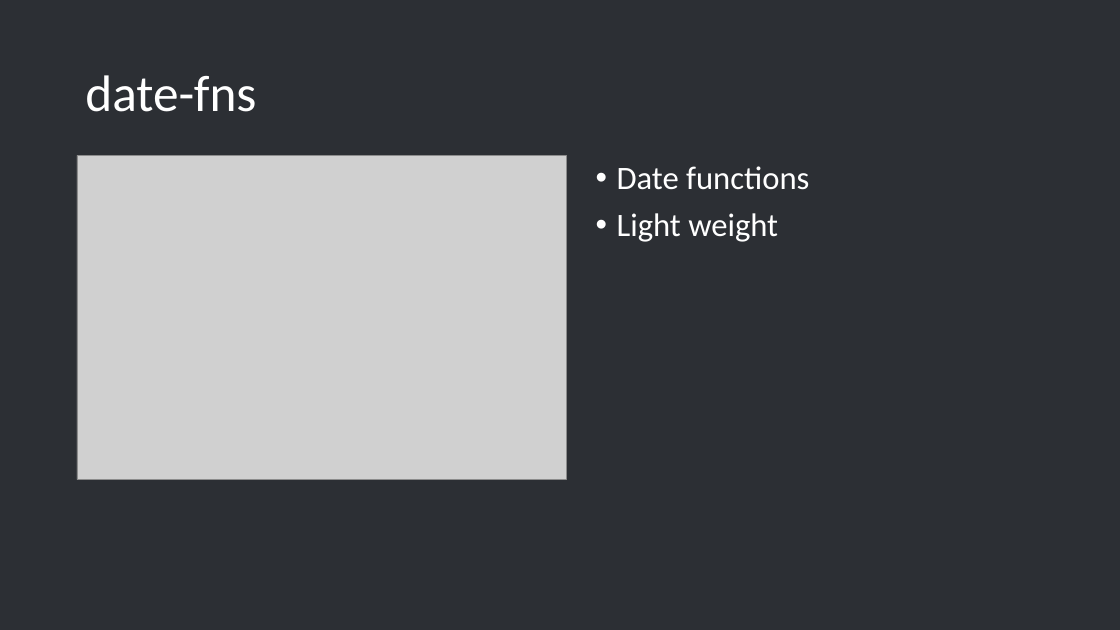
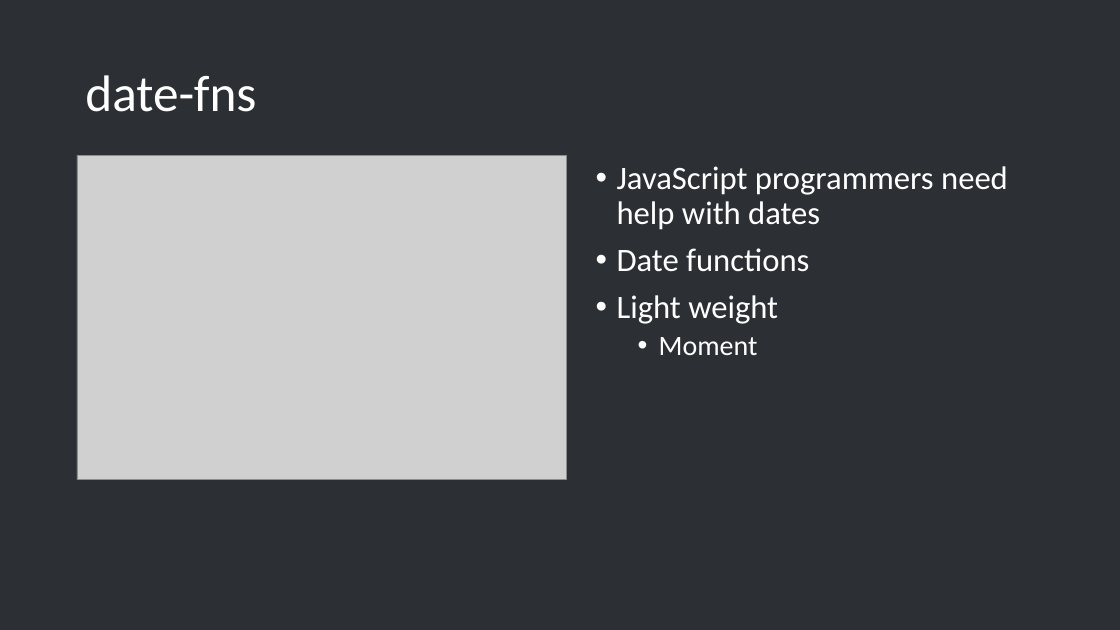
Before and after one commit to trivalleycoders-org/event-doc-and-admin, a slide deck: slide 9 of doc/project-presentations/project-intro-contrib.pptx. Drawn at 1120x630 pixels with LibreOffice and Linux fonts; fonts in the diff are those of the drawing; grey boxes stand for pictures; background and template pictures are left out. Boxes give left, top, right and bottom in pixels: in the first picture for what was removed or moved away, otherwise in the second. Text is boxed around its words. In the diff, an @@ line names an element or a change of style, - is before the commit and + after.

```diff
--- a/doc/project-presentations/project-intro-contrib.pptx
+++ b/doc/project-presentations/project-intro-contrib.pptx
@@ text at <box>617,166,1008,230</box>: paragraph added @@
+• JavaScript programmers need help with dates
@@ text at <box>659,337,758,355</box>: paragraph added @@
+  • Moment
```
Also in this commit, not shown: 4 other slides changed, 4 slides removed, 26 other files.
